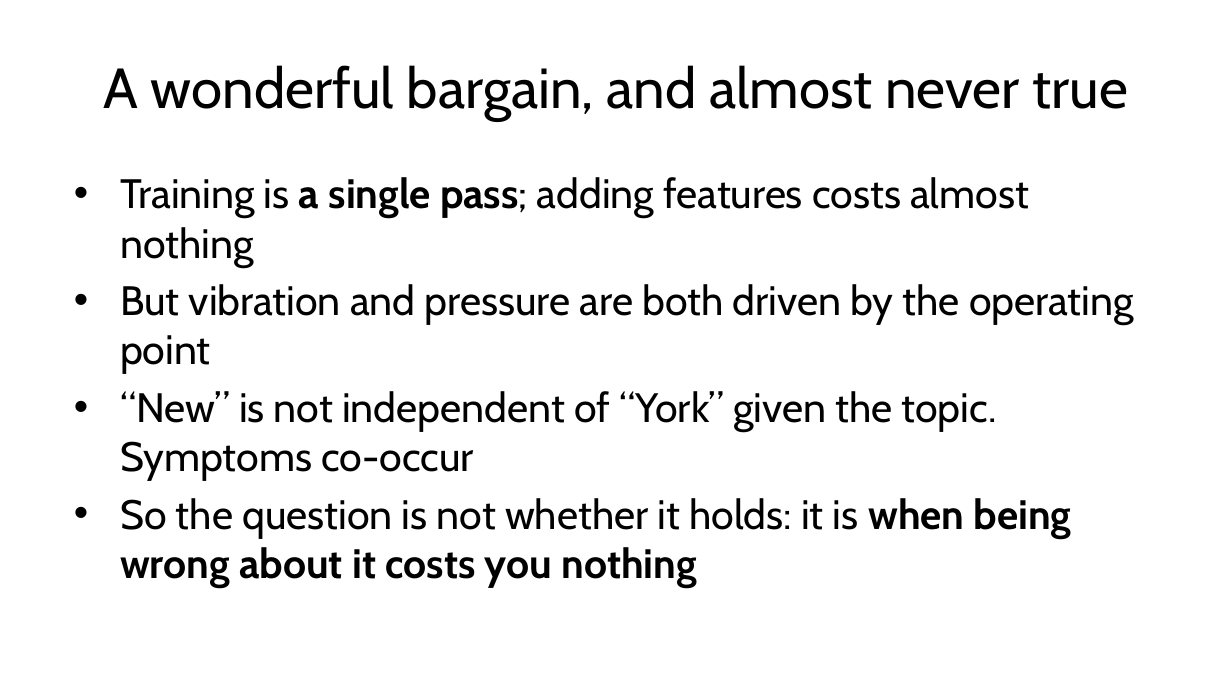
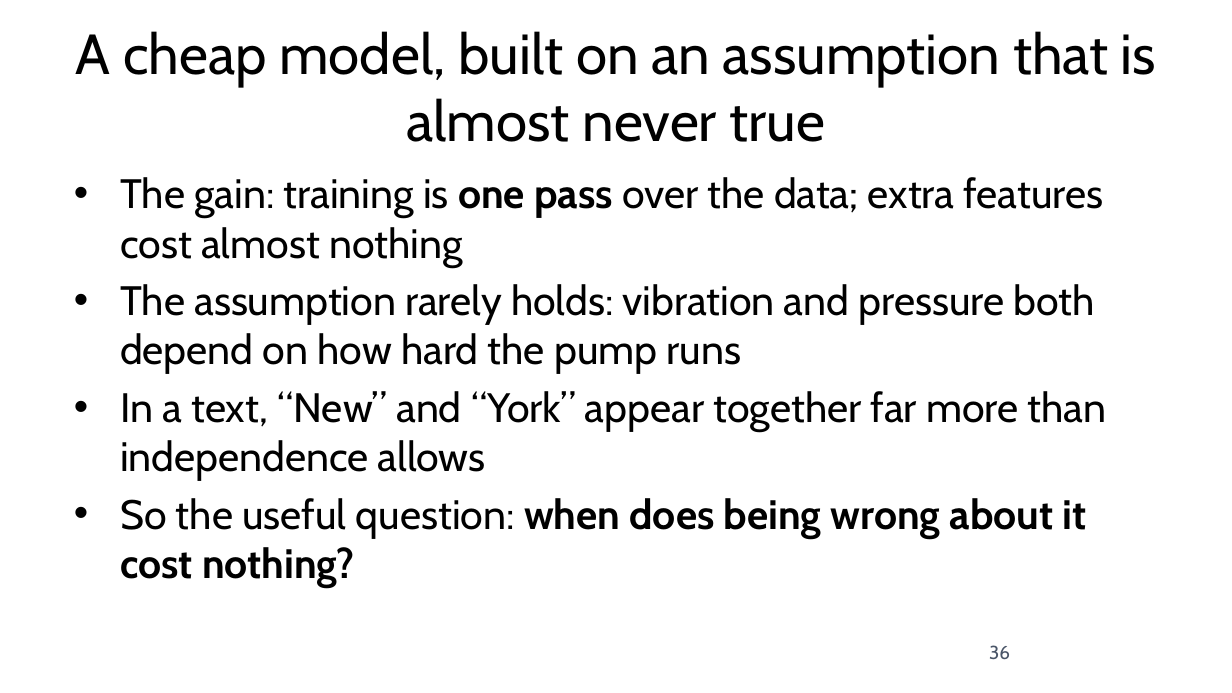
Before and after one commit to fabioantonini/technologies-for-artificial-intelligence, a slide deck: slide 36 of Lessons/06_knn_naive_bayes_svm/Slides/knn_naive_bayes_svm_slides.pptx. Drawn at 1232x693 pixels with LibreOffice and Linux fonts; fonts in the diff are those of the drawing; background and template pictures are left out. Boxes give left, top, right and bottom in pixels: in the first picture for what was removed or moved away, otherwise in the second. Text is boxed around its words. In the diff, an @@ line names an element or a change of style, - is before the commit and + after.

```diff
--- a/Lessons/06_knn_naive_bayes_svm/Slides/knn_naive_bayes_svm_slides.pptx
+++ b/Lessons/06_knn_naive_bayes_svm/Slides/knn_naive_bayes_svm_slides.pptx
@@ title at (76, 31, 1156, 142): text changed @@
-A wonderful bargain, and almost never true
+A cheap model, built on an assumption that is almost never true
@@ text at (120, 177, 1107, 588): text changed @@
-• Training is a single pass; adding features costs almost nothing
-• But vibration and pressure are both driven by the operating point
-• “New” is not independent of “York” given the topic. Symptoms co-occur
-• So the question is not whether it holds: it is when being wrong about it costs you nothing
+• The gain: training is one pass over the data; extra features cost almost nothing
+• The assumption rarely holds: vibration and pressure both depend on how hard the pump runs
+• In a text, “New” and “York” appear together far more than independence allows
+• So the useful question: when does being wrong about it cost nothing?
@@ page number added at (989, 645, 1010, 660), 11 pt, text #4A5568 @@
+36
```
Also in this commit, not shown: 61 other slides changed, 6 slides added, 6 slides removed, 14 other files.
